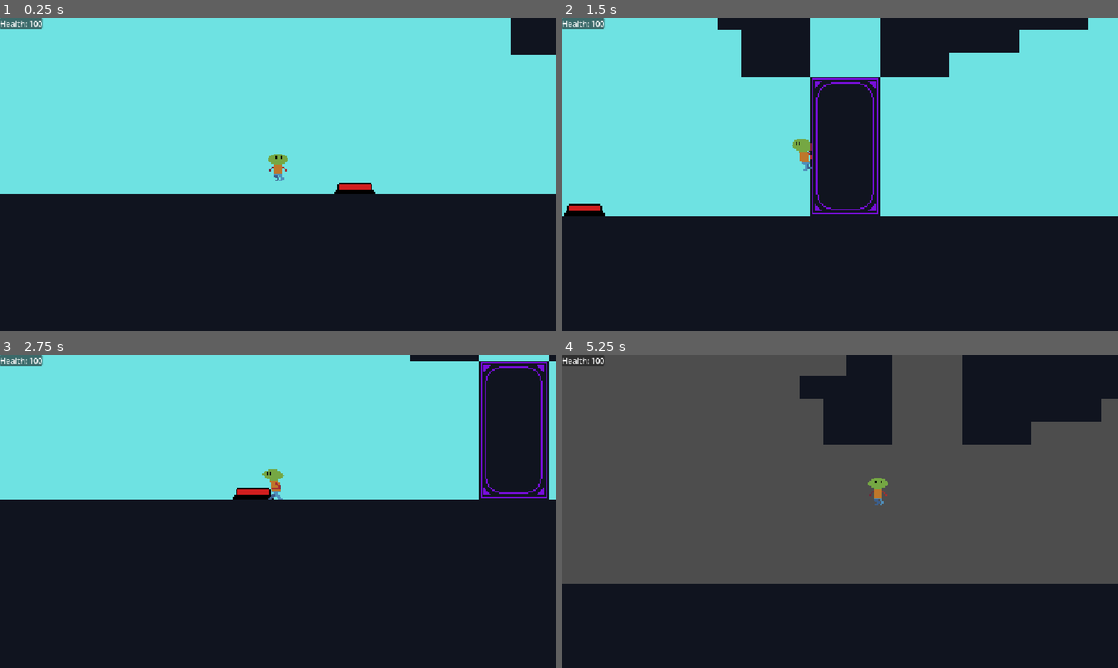
Above: before the commit, frames 1-4 (two rows, left to right).
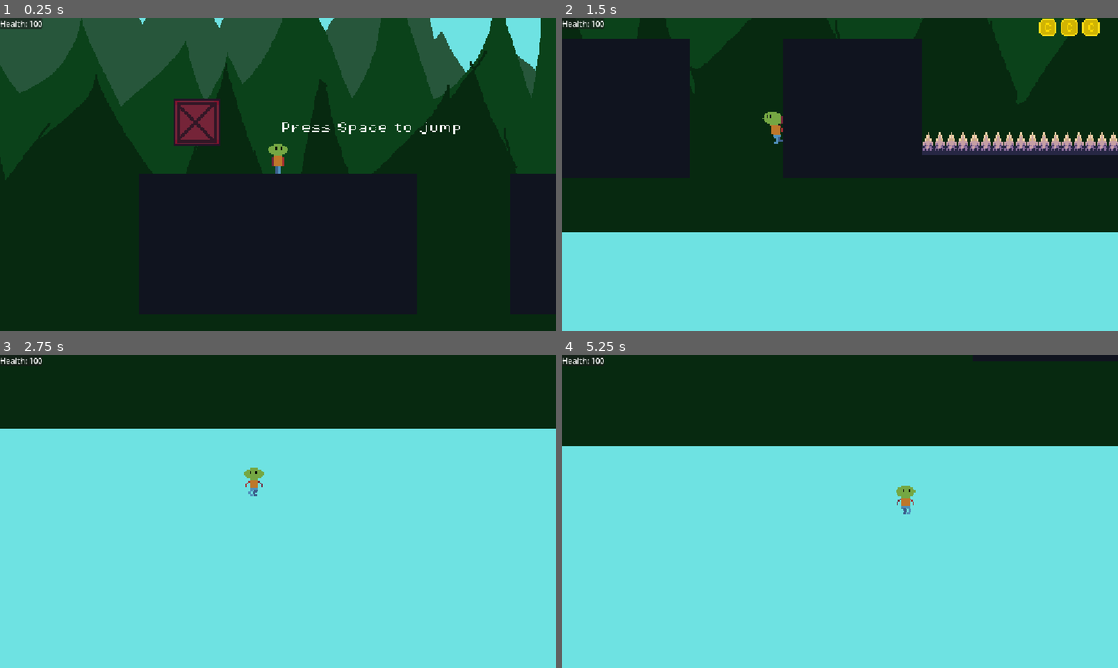
Above: after the commit, the same moments.

Repository: Sanved001/scribe-2d
Game: Godot game, scene res://scenes/boot.tscn
The game is run twice, just before and just after one commit, with the same random seed, the same clock (stepped at 60 frames per second) and the same inputs.
Inputs (mouse positions are in pixels of both pictures, inside the frame that each line leads up to):
- Up to frame 1 (0.25 s): no input
- Up to frame 2 (1.5 s): tap Space (jump) at 0.5, 0.77, 1.25 s; move the mouse to (962, 158) at 0.52 s; hold D (right) from 0.53 s (still down); click (962, 158) at 0.6 s; move the mouse to (728, 190) at 1.27 s; tap Shift (dash) at 1.35 s
- Up to frame 3 (2.75 s): tap Space (jump) at 1.52, 2 s; move the mouse to (333, 442) at 2.02 s; release D (right) at 2.03 s; hold A (left) from 2.03 s (still down); tap E (interact) at 2.1 s
- Up to frame 4 (5.25 s): tap Space (jump) at 2.75, 3.02, 3.77, 4.52, 5 s; move the mouse to (812, 574) at 2.77 s; release A (left) at 2.78 s; hold D (right) 2.78-4.28 s; tap F (shift_plane) at 2.85 s; move the mouse to (1006, 558) at 3.52 s; click (1006, 558) at 3.6 s; move the mouse to (673, 464) at 4.27 s; hold A (left) 4.28-5.03 s; tap Shift (dash) at 4.35 s; move the mouse to (867, 511) at 5.02 s; hold D (right) from 5.03 s (still down); tap E (interact) at 5.1 s

The runs differ from the first frame. In frame 1, 55% of the frame differs, in the area x 0-100%, y 0-57%; in frame 2, 85%; in frame 3, 78%; in frame 4, 90%, in the area x 0-100%, y 0-100%.

Commit message:
Reset Player Position and map changes

Diff:
--- a/scenes/Levels/level_0.tscn
+++ b/scenes/Levels/level_0.tscn
@@ -168,13 +168,13 @@
 Plane_1_Tilemap_1 = NodePath("Plane_1/Foreground")
 Plane_2_Tilemap_1 = NodePath("Plane_2/Foreground")
 
-[node name="Plane_1" type="Node2D" parent="." unique_id=1737526342]
-
-[node name="Pressure Plates" type="Node2D" parent="Plane_1" unique_id=1251657597]
-
-[node name="Pressure Plate" parent="Plane_1/Pressure Plates" unique_id=610064647 instance=ExtResource("15_nb6sc")]
+[node name="Pressure Plates" type="Node2D" parent="." unique_id=1251657597]
+
+[node name="Pressure Plate" parent="Pressure Plates" unique_id=610064647 instance=ExtResource("15_nb6sc")]
 position = Vector2(3108, -496)
 player_press = false
+
+[node name="Plane_1" type="Node2D" parent="." unique_id=1737526342]
 
 [node name="Foreground" type="TileMapLayer" parent="Plane_1" unique_id=428725811]
 tile_map_data = PackedByteArray("AAAAAAAAAAABAAEAAAAAAAEAAAABAAEAAAAAAAIAAAABAAEAAAAAAAMAAAABAAEAAAAAAAQAAAABAAEAAAAAAA …(28288 unchanged characters)…
@@ -314,6 +314,17 @@
 text = "LMB to Attack"
 horizontal_alignment = 1
 
+[node name="Interact" type="Label" parent="Plane_1/labels" unique_id=153717838]
+offset_left = 3381.0
+offset_top = -551.0
+offset_right = 3661.0
+offset_bottom = -516.0
+scale = Vector2(0.5, 0.5)
+theme_override_fonts/font = ExtResource("5_0et0p")
+theme_override_font_sizes/font_size = 16
+text = "E to Interact"
+horizontal_alignment = 1
+
 [node name="NPC_Yuri" parent="Plane_1" unique_id=572243532 instance=ExtResource("6_4vjxo")]
 position = Vector2(1468, -399)
 
@@ -331,7 +342,7 @@
 position = Vector2(3264, -496)
 rotation = -1.5707964
 animation_player = NodePath("AnimationPlayer")
-trigger_node = NodePath("../Pressure Plates/Pressure Plate")
+trigger_node = NodePath("../../Pressure Plates/Pressure Plate")
 
 [node name="AnimationPlayer" type="AnimationPlayer" parent="Plane_1/Moving Door 6x3 1" unique_id=1607286547]
 libraries/ = SubResource("AnimationLibrary_230md")
@@ -339,7 +350,7 @@
 [node name="Plane_2" type="Node2D" parent="." unique_id=639845710]
 
 [node name="Foreground" type="TileMapLayer" parent="Plane_2" unique_id=2012213484]
-tile_map_data = PackedByteArray("AAAPAAUAAAABAAEAAAAPAAQAAAA …(29391 unchanged characters)… ABAAEAAADmANX/AAABAAEAAADkANX/AAABAAEAAAA=")
+tile_map_data = PackedByteArray("AAAPAAUAAAABAAEAAAAPAAQAAAA …(29391 unchanged characters)… ABAAEAAADmANX/AAABAAEAAADkANX/AAABAAEAAACxAOD/AAABAAEAAACxAN//AAABAAEAAACwAN//AAABAAEAAACwAN7/AAABAAEAAACvAN7/AAABAAEAAACvAOD/AAABAAEAAACvAN//AAABAAEAAACwAOD/AAABAAEAAACxAN7/AAABAAEAAAA=")
 tile_set = SubResource("TileSet_p4813")
 
 [node name="Change_Scene_Trigger" parent="." unique_id=1770343858 instance=ExtResource("10_h6kal")]
@@ -350,7 +361,6 @@
 
 [node name="player" parent="." unique_id=1261008140 instance=ExtResource("11_aa8mw")]
 z_index = 5
-position = Vector2(3055, -535)
 collision_layer = 2
 
 [node name="PlayerCamera" type="Camera2D" parent="player" unique_id=1208006582]
@@ -489,7 +499,7 @@
 position = Vector2(3584, -576)
 rotation = -1.5707964
 animation_player = NodePath("AnimationPlayer")
-trigger_node = NodePath("../Plane_1/Pressure Plates/Pressure Plate")
+trigger_node = NodePath("../Pressure Plates/Pressure Plate")
 
 [node name="AnimationPlayer" type="AnimationPlayer" parent="Moving Door 6x3 1" unique_id=1166638293]
 libraries/ = SubResource("AnimationLibrary_8hc65")
Not shown, changed: Scribe-2d-updates.txt
